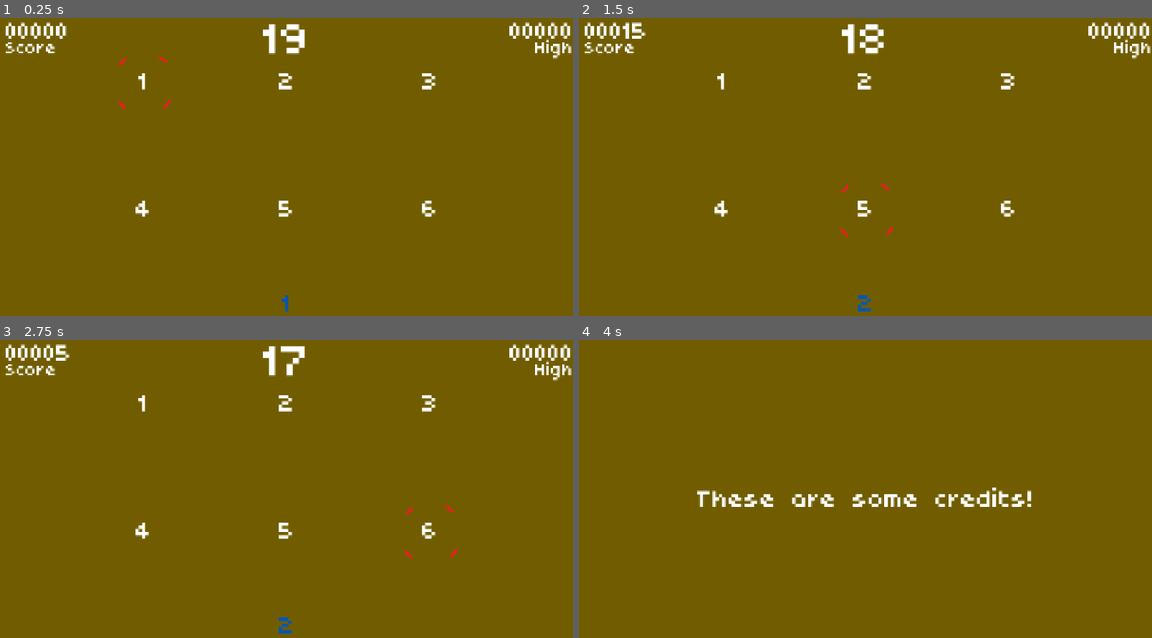
Above: before the commit, frames 1-4 (two rows, left to right).
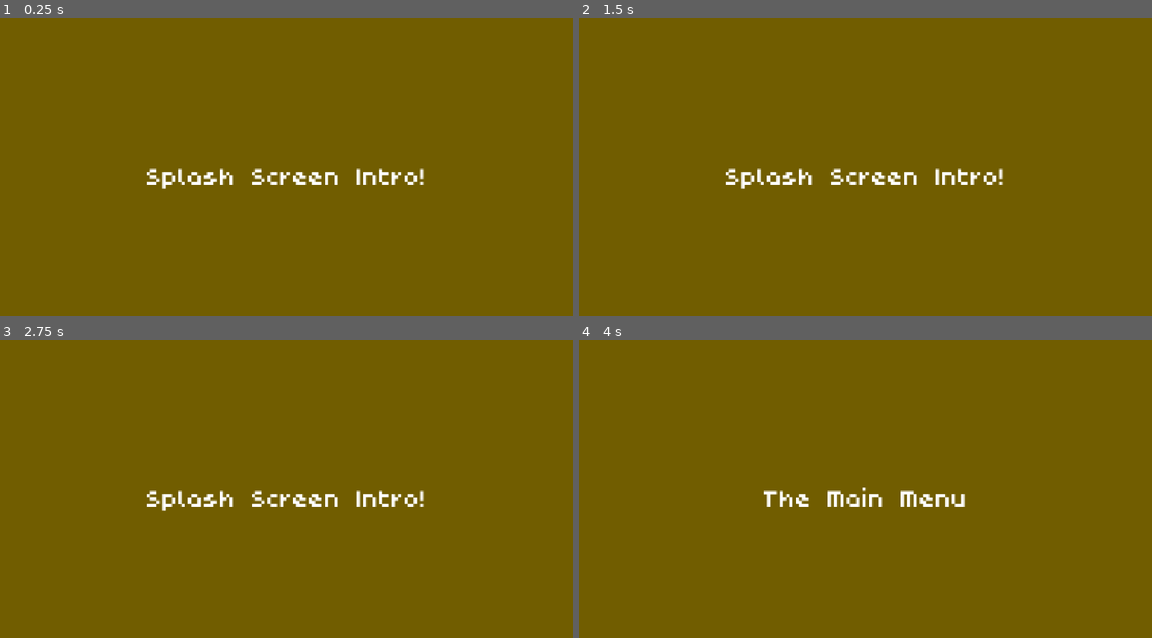
Above: after the commit, the same moments.

Repository: sdepouw/mathematics-and-cheese
Game: Godot game, scene res://Scenes/Main/main.tscn
Two runs of this game, one before a commit and one after it. Both use one fixed random seed, a clock stepped at 60 frames per second and the inputs below.
Inputs (mouse positions are in pixels of both pictures, inside the frame that each line leads up to):
- Up to frame 1 (0.25 s): no input
- Up to frame 2 (1.5 s): tap Enter at 0.5 s; move the mouse to (991, 164) at 0.52 s; hold D (move_right) 0.53-1.28 s; tap Space (fire) at 0.6, 1.35 s; click (991, 164) at 0.67 s; move the mouse to (750, 193) at 1.27 s; hold S (move_down) from 1.28 s (still down)
- Up to frame 3 (2.75 s): tap Space (fire) at 2, 2.1 s; move the mouse to (343, 429) at 2.02 s; release S (move_down) at 2.03 s; hold D (move_right) from 2.03 s (still down)
- Up to frame 4 (4 s): tap Enter at 2.75 s; move the mouse to (836, 566) at 2.77 s; release D (move_right) at 2.78 s; hold W (move_up) 2.78-3.53 s; tap Space (fire) at 2.85, 3.5, 3.6 s; click (836, 566) at 2.92 s; move the mouse to (1037, 548) at 3.52 s; hold A (move_left) from 3.53 s (still down)

The runs differ from the first frame. In frame 1, 3.1% of the frame differs, in the area x 1-100%, y 1-99%; in frame 2, 3.1%; in frame 3, 3.1%; in frame 4, 1.7%.

Commit message:
Scene Loader separated out

Diff:
--- a/Game/Scenes/Main/main.gd
+++ b/Game/Scenes/Main/main.gd
@@ -6,46 +6,18 @@
 # TODO: Bluey credited to "Alblune" https://alblune.com/,
 # from "Squakross: Home Squeak Home" https://www.squeakross.cool/
 
+@onready var _sceneLoader: SceneLoader = $SceneLoader
+@onready var _splashScreen: SplashScreen = $SplashScreen
+@onready var _mainMenuScene: PackedScene = preload("res://Scenes/MainMenu/main_menu.tscn")
 @onready var _gameScene: PackedScene = preload("res://Scenes/Game/game.tscn")
 @onready var _creditsScene: PackedScene = preload("res://Scenes/Credits/credits.tscn")
-var _loadedInstance: Node
-var _sceneToLoad: PackedScene
-var _loadQueued: bool:
-  get: return _sceneToLoad != null
 
-func _ready() -> void:
-  _on_play_clicked() # Pretend we clicked "Play Game"
-  await get_tree().create_timer(3.0).timeout
-  _on_credits_clicked() # Pretend we accessed the Credits 3 seconds later.
+func _on_splash_screen_ended() -> void:
+  _splashScreen.queue_free()
+  _sceneLoader.queue_load(_mainMenuScene)
 
 func _on_play_clicked() -> void:
-  _queue_load(_gameScene)
+  _sceneLoader.queue_load(_gameScene)
 
 func _on_credits_clicked() -> void:
-  _queue_load(_creditsScene)
-
-func _queue_load(scene: PackedScene) -> void:
-  if _loadQueued:
-    return
-  _sceneToLoad = scene;
-
-func _load_instance(scene: PackedScene) -> void:
-  _loadedInstance = scene.instantiate()
-  add_child(_loadedInstance)
-
-func _unload_instance() -> void:
-  if _loadedInstance == null or !is_instance_valid(_loadedInstance):
-    return
-  _loadedInstance.queue_free()
-
-func _process(_delta: float) -> void:
-  if !_loadQueued:
-    return
-  if _loadedInstance != null:
-    if is_instance_valid(_loadedInstance):
-      _unload_instance()
-      return;
-    _loadedInstance = null
-  if _loadedInstance == null:
-    _load_instance(_sceneToLoad)
-    _sceneToLoad = null
+  _sceneLoader.queue_load(_creditsScene)
--- a/Game/Scenes/Main/main.tscn
+++ b/Game/Scenes/Main/main.tscn
@@ -1,6 +1,8 @@
-[gd_scene load_steps=2 format=3 uid="uid://du0qdv00hfe3g"]
+[gd_scene load_steps=4 format=3 uid="uid://du0qdv00hfe3g"]
 
 [ext_resource type="Script" uid="uid://75y8glss6r2g" path="res://Scenes/Main/main.gd" id="1_1r6ip"]
+[ext_resource type="PackedScene" uid="uid://cxxfidelu3rv1" path="res://Scenes/SplashScreen/splash_screen.tscn" id="2_lixft"]
+[ext_resource type="Script" uid="uid://cqc2ob5ygqwqw" path="res://Scenes/Main/scene_loader.gd" id="3_qw60k"]
 
 [node name="Main" type="Node"]
 script = ExtResource("1_1r6ip")
@@ -12,3 +14,11 @@
 grow_horizontal = 2
 grow_vertical = 2
 color = Color(0.441889, 0.36456, 0, 1)
+
+[node name="SplashScreen" parent="." instance=ExtResource("2_lixft")]
+
+[node name="SceneLoader" type="Node" parent="."]
+script = ExtResource("3_qw60k")
+metadata/_custom_type_script = "uid://cqc2ob5ygqwqw"
+
+[connection signal="splash_scene_ended" from="SplashScreen" to="." method="_on_splash_screen_ended"]
--- /dev/null
+++ b/Game/Scenes/Main/scene_loader.gd
@@ -0,0 +1,35 @@
+class_name SceneLoader
+extends Node
+
+var _loadedInstance: Node
+var _sceneToLoad: PackedScene
+var _loadQueued: bool:
+  get: return _sceneToLoad != null
+
+## Queue a PackedScene for loading. The previously-loaded scene will
+## be unloaded properly before this scene will load.
+## If another PackedScene was queued for loading but never got loaded,
+## this new call will take priority.
+func queue_load(scene: PackedScene) -> void:
+  _sceneToLoad = scene;
+
+func _process(_delta: float) -> void:
+  if !_loadQueued:
+    return
+  if _loadedInstance != null:
+    if is_instance_valid(_loadedInstance):
+      _unload_instance()
+      return;
+    _loadedInstance = null
+  if _loadedInstance == null:
+    _load_instance()
+    _sceneToLoad = null
+
+func _load_instance() -> void:
+  _loadedInstance = _sceneToLoad.instantiate()
+  get_parent().add_child(_loadedInstance)
+
+func _unload_instance() -> void:
+  if _loadedInstance == null or !is_instance_valid(_loadedInstance):
+    return
+  _loadedInstance.queue_free()
--- /dev/null
+++ b/Game/Scenes/MainMenu/main_menu.tscn
@@ -0,0 +1,13 @@
+[gd_scene format=3 uid="uid://hnj5a3kfiu1v"]
+
+[node name="MainMenu" type="Node"]
+
+[node name="Label" type="Label" parent="."]
+anchors_preset = 15
+anchor_right = 1.0
+anchor_bottom = 1.0
+grow_horizontal = 2
+grow_vertical = 2
+text = "The Main Menu"
+horizontal_alignment = 1
+vertical_alignment = 1
--- /dev/null
+++ b/Game/Scenes/SplashScreen/splash_screen.gd
@@ -0,0 +1,8 @@
+class_name SplashScreen
+extends Node
+
+signal splash_scene_ended();
+
+func _ready() -> void:
+  await get_tree().create_timer(3.0).timeout
+  splash_scene_ended.emit()
--- /dev/null
+++ b/Game/Scenes/SplashScreen/splash_screen.tscn
@@ -0,0 +1,16 @@
+[gd_scene load_steps=2 format=3 uid="uid://cxxfidelu3rv1"]
+
+[ext_resource type="Script" uid="uid://b8flpijudt5kv" path="res://Scenes/SplashScreen/splash_screen.gd" id="1_bio1j"]
+
+[node name="SplashScreen" type="Node"]
+script = ExtResource("1_bio1j")
+
+[node name="Splash!" type="Label" parent="."]
+anchors_preset = 15
+anchor_right = 1.0
+anchor_bottom = 1.0
+grow_horizontal = 2
+grow_vertical = 2
+text = "Splash Screen Intro!"
+horizontal_alignment = 1
+vertical_alignment = 1
Not shown, added: Game/Scenes/Main/scene_loader.gd.uid
Not shown, added: Game/Scenes/SplashScreen/splash_screen.gd.uid
